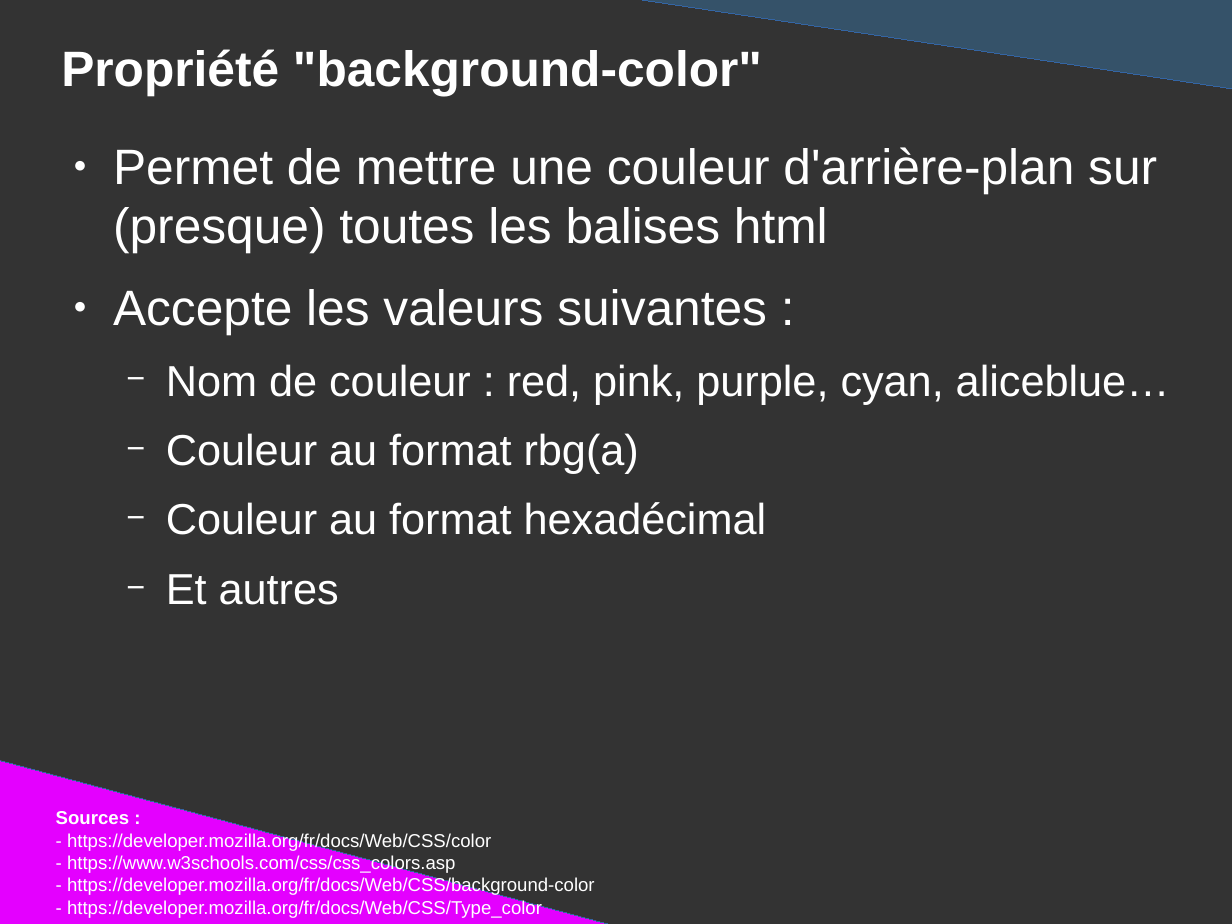
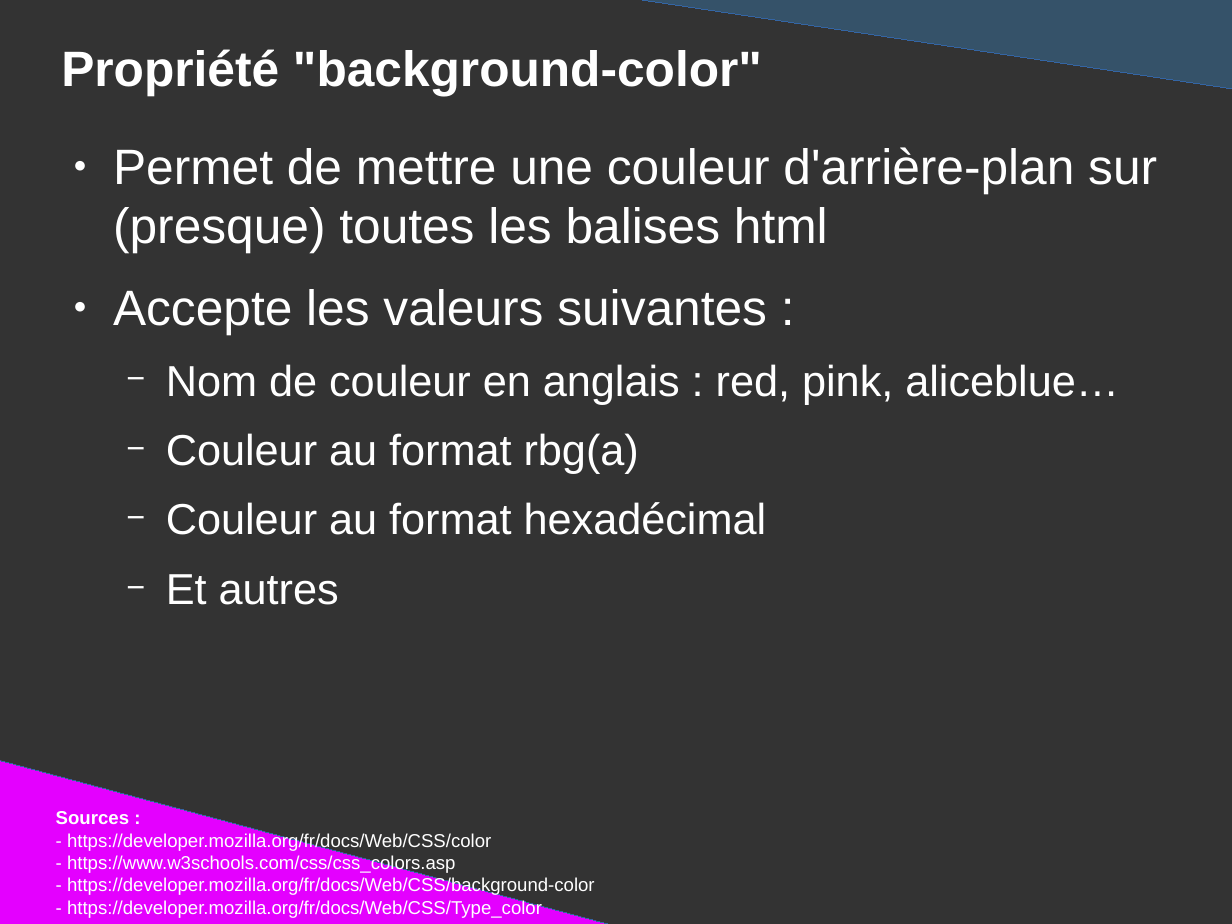
Before and after one commit to DanYellow/presentations, a slide deck: slide 11 of mmi/html/travaux-pratiques/numero-2/presentation.odp. Drawn at 1232x924 pixels with LibreOffice and Linux fonts; fonts in the diff are those of the drawing. Boxes give left, top, right and bottom in pixels: in the first picture for what was removed or moved away, otherwise in the second. Text is boxed around its words. In the diff, an @@ line names an element or a change of style, - is before the commit and + after.

```diff
--- a/mmi/html/travaux-pratiques/numero-2/presentation.odp
+++ b/mmi/html/travaux-pratiques/numero-2/presentation.odp
@@ text at [166, 364, 1119, 404]: text changed @@
-  − Nom de couleur : red, pink, purple, cyan, aliceblue…
+  − Nom de couleur en anglais : red, pink, aliceblue…
```
Also in this commit, not shown: 7 other slides changed, 15 other files.
